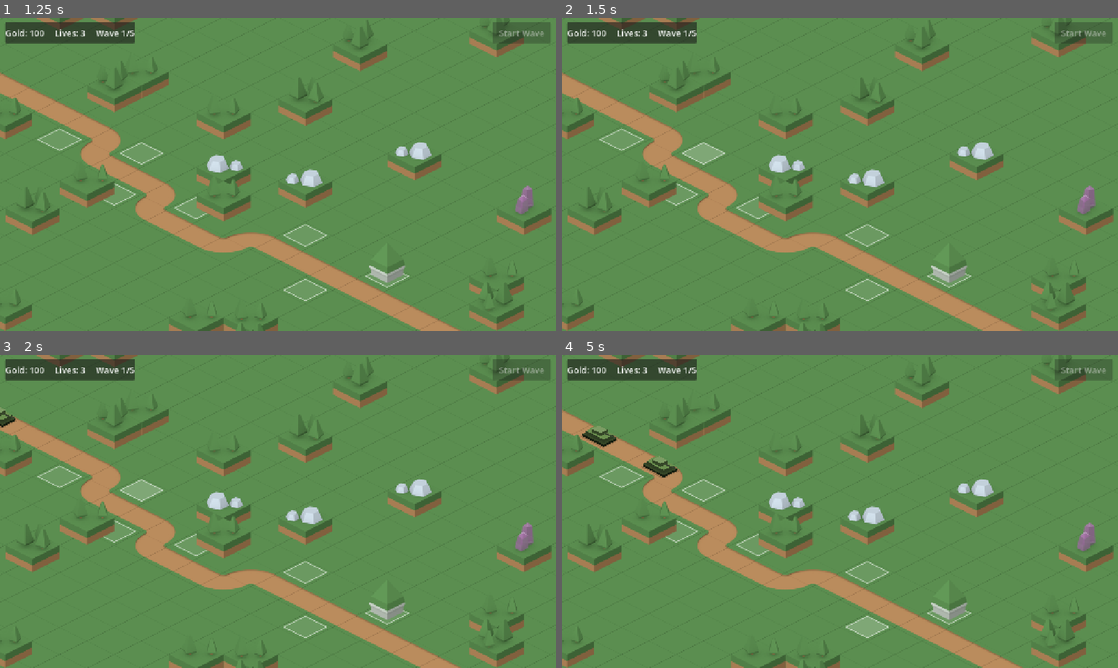
Above: before the commit, frames 1-4 (two rows, left to right).
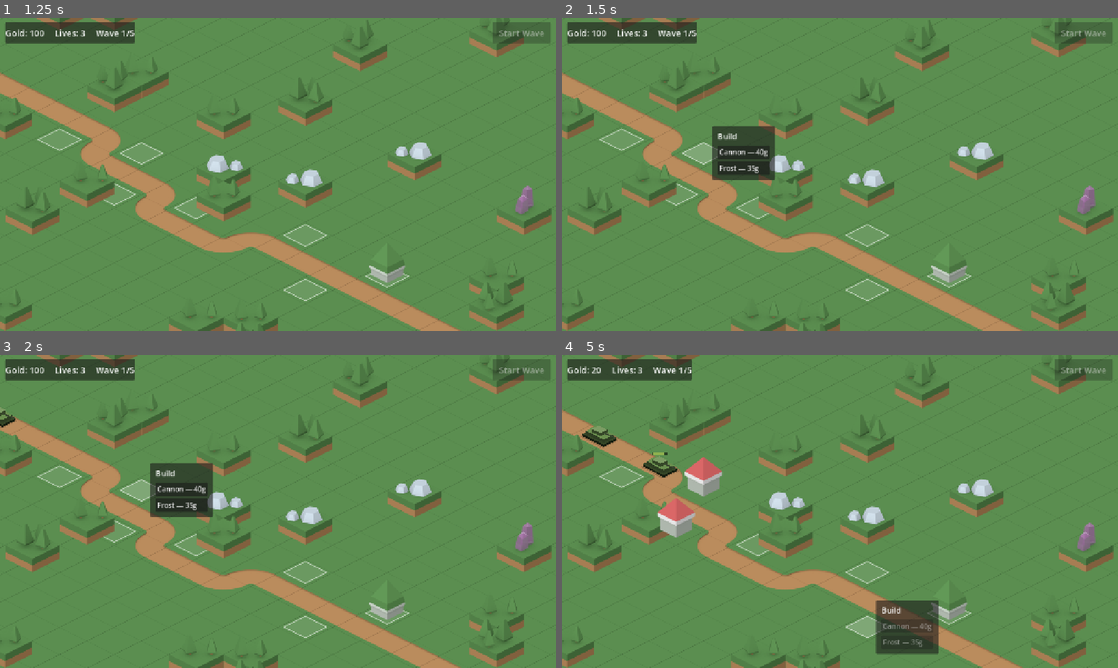
Above: after the commit, the same moments.

Repository: ldimitrov/tankbusters
Game: Godot game, scene res://scenes/main/main.tscn
Two runs of this game, one before a commit and one after it. Both use one fixed random seed, a clock stepped at 60 frames per second and the inputs below.
Inputs (mouse positions are in pixels of both pictures, inside the frame that each line leads up to):
- Up to frame 1 (1.25 s): click "Start Wave" at 0.5 s
- Up to frame 2 (1.5 s): tap Enter at 1.25 s; move the mouse to (701, 152) at 1.27 s; click (701, 152) at 1.42 s
- Up to frame 3 (2 s): no input
- Up to frame 4 (5 s): click (745, 489) at 2 s, where only the run after the commit has a clickable "Cannon — 40g"; move the mouse to (678, 530) at 2.77 s; click (678, 530) at 2.92 s; click (717, 530) at 3.5 s, where only the run after the commit has a clickable "Cannon — 40g"; move the mouse to (867, 627) at 4.27 s; click (867, 627) at 4.42 s

Frame 1 is identical in both runs. In frame 2, 2.0% of the frame differs, in the area x 27-39%, y 34-52%; in frame 3, 2.0%; in frame 4, 3.5%, in the area x 5-68%, y 1-96%.
Error before the commit: Invalid access to property or key 'enabled' on a base object of type 'Dictionary'. (res://scenes/ui/build_menu.gd:26)

Commit message:
fix: menu affordability updates live on money changes

Diff:
--- a/scenes/ui/build_menu.gd
+++ b/scenes/ui/build_menu.gd
@@ -10,23 +10,38 @@
 signal option_selected(id: String)
 signal closed
 
+## Option dicts: {id, label, cost (optional), enabled (optional)}.
+var _options := []
+
 @onready var panel: PanelContainer = %Panel
 @onready var title_label: Label = %Title
 @onready var options_box: VBoxContainer = %OptionsBox
 
 
+func _ready() -> void:
+	# Costs can become affordable WHILE the menu is open (a bounty lands),
+	# so re-check the buttons on every money change instead of only on open.
+	GameState.money_changed.connect(func(_amount: int) -> void:
+		if visible:
+			_refresh_affordability())
+
+
 func open(screen_pos: Vector2, title: String, options: Array) -> void:
 	title_label.text = title
-	# Rebuild the option buttons from scratch each time.
+	_options = options
+	# Rebuild the option buttons from scratch each time. remove_child (not
+	# just queue_free) so the box holds ONLY the new buttons immediately —
+	# freed nodes linger until the end of the frame.
 	for child in options_box.get_children():
+		options_box.remove_child(child)
 		child.queue_free()
 	for option in options:
 		var button := Button.new()
 		button.text = option.label
-		button.disabled = not option.enabled
 		button.alignment = HORIZONTAL_ALIGNMENT_LEFT
 		button.pressed.connect(_on_option_pressed.bind(option.id))
 		options_box.add_child(button)
+	_refresh_affordability()
 
 	visible = true
 	# Wait one frame so the panel recomputes its size before we position it.
@@ -34,6 +49,14 @@
 	var pos := screen_pos + Vector2(20, -panel.size.y / 2.0)
 	var limit := get_viewport_rect().size - panel.size - Vector2(8, 8)
 	panel.position = pos.clamp(Vector2(8, 8), limit)
+
+
+func _refresh_affordability() -> void:
+	for i in options_box.get_child_count():
+		var option: Dictionary = _options[i]
+		var button: Button = options_box.get_child(i)
+		button.disabled = not option.get("enabled", true) \
+				or option.get("cost", 0) > GameState.money
 
 
 func close() -> void:
